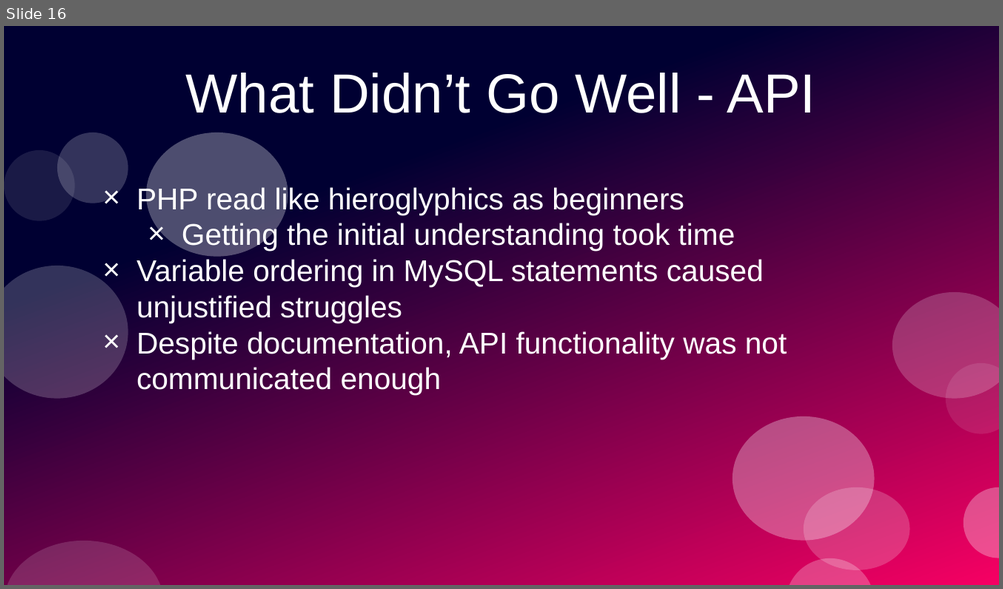
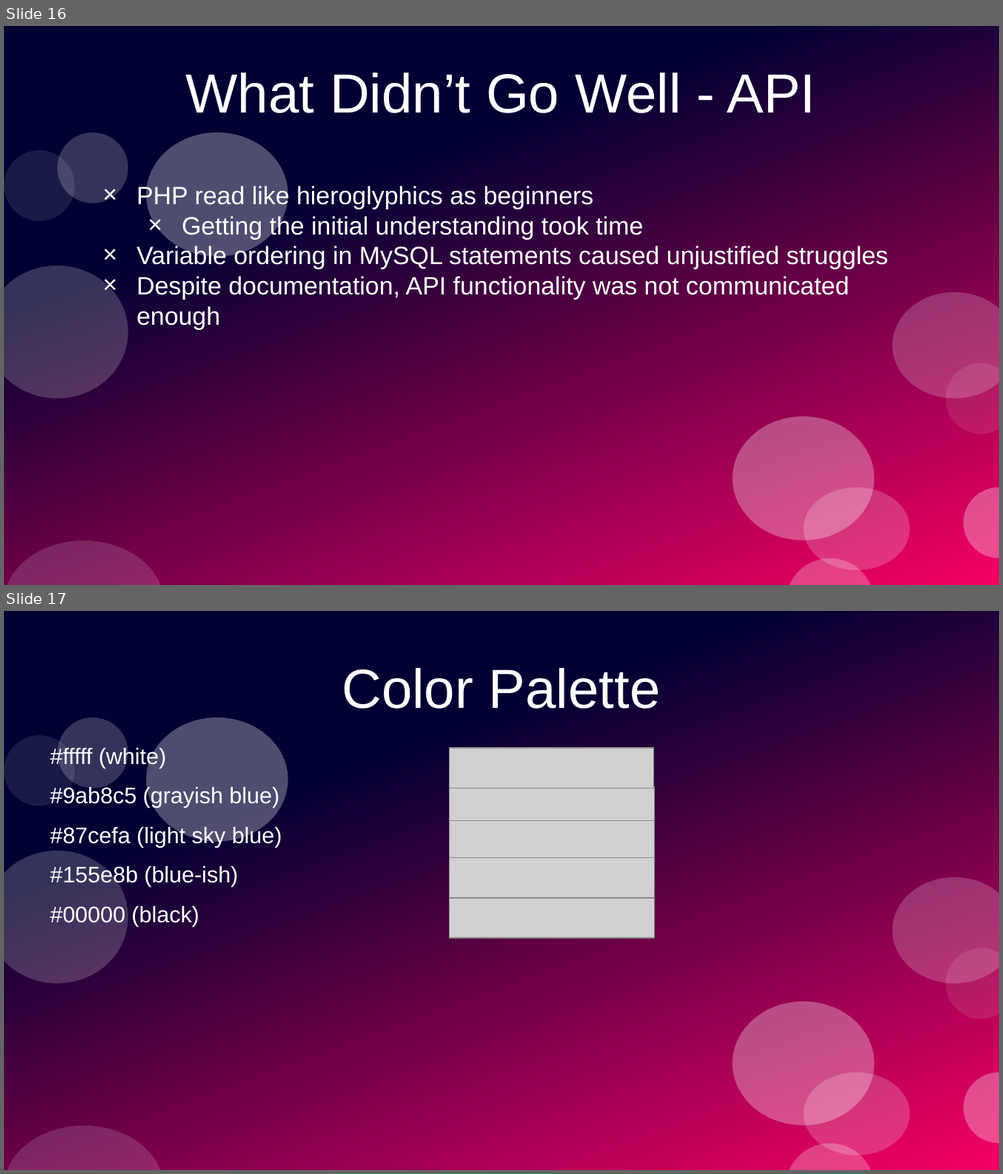
Before and after one commit to PrototypeProto/COP_4331_Small-Project, a slide deck: Pres.pptx. Shown one above the other, each under a label of ours: slide 16 before the commit, slides 16 and 17 after it. The pictures are 1003x589 and 1003x1174 pixels, drawn with LibreOffice and Linux fonts; fonts in the diff are those of the drawing; grey boxes stand for pictures. Boxes give left, top, right and bottom in pixels: in the first picture for what was removed or moved away, otherwise in the second. Text is boxed around its words. In the diff, an @@ line names an element or a change of style, - is before the commit and + after.

```diff
--- a/Pres.pptx
+++ b/Pres.pptx
@@ slide 17 added at [4,611,999,1170], background #FFFFFF; not listed: 12 template elements that a slide beside it also shows @@
@@ title added at [341,668,660,709], 44 pt, text #FFFFFF @@
+Color Palette
@@ text added at [50,746,282,927], 18 pt, text #FFFFFF @@
+#fffff (white)
+#9ab8c5 (grayish blue)
+#87cefa (light sky blue)
+#155e8b (blue-ish)
+#00000 (black)
@@ picture added at [449,748,653,788] @@
@@ picture added at [449,787,654,826] @@
@@ picture added at [449,821,654,861] @@
@@ picture added at [449,858,654,898] @@
@@ picture added at [449,898,654,937] @@
@@ slide 16 changed as well @@
@@ text "PHP read like hieroglyphics as ..." at [136,184,888,329]: size 24 to 20 pt @@
```
Also in this commit, not shown: 14 other slides changed, 1 other slide added, 2 slides removed.
